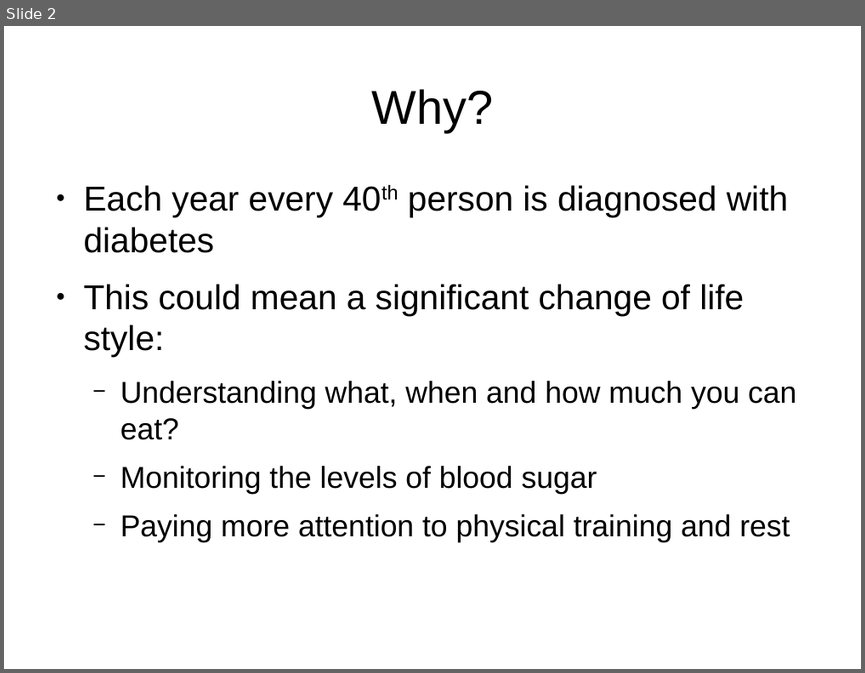
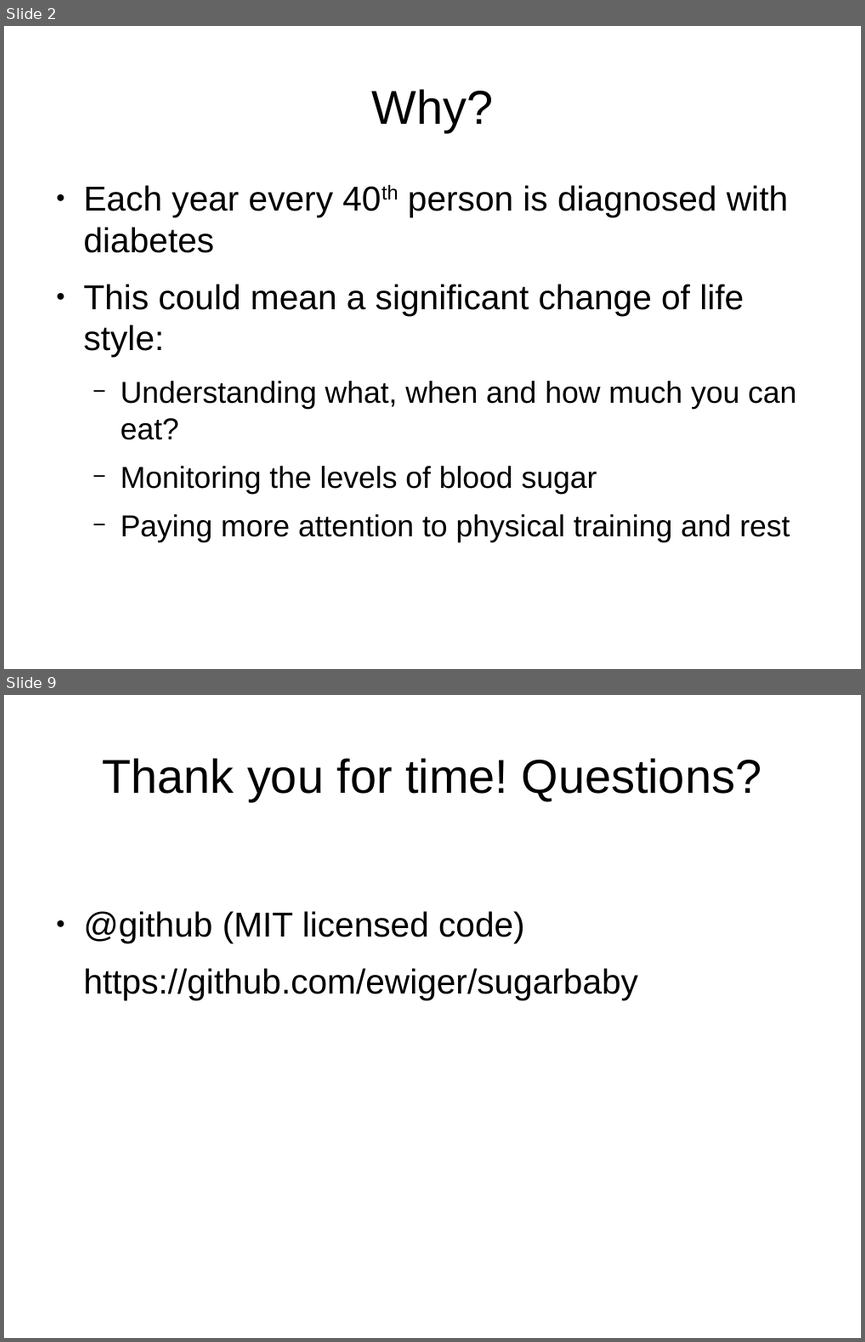
Before and after one commit to ewiger/sugarbaby, a slide deck: doc/slides.odp. Shown one above the other, each under a label of ours: slide 2 before the commit, slides 2 and 9 after it; the slides between them are not shown. The pictures are 865x673 and 865x1342 pixels, drawn with LibreOffice and Linux fonts; fonts in the diff are those of the drawing. Boxes give left, top, right and bottom in pixels: in the first picture for what was removed or moved away, otherwise in the second. Text is boxed around its words. In the diff, an @@ line names an element or a change of style, - is before the commit and + after.

```diff
--- a/doc/slides.odp
+++ b/doc/slides.odp
@@ slide 9 added at box(4, 695, 861, 1338), background #FFFFFF @@
@@ title added at box(102, 758, 761, 801), 44 pt, text #000000 @@
+Thank you for time! Questions?
@@ text added at box(84, 911, 638, 999), 32 pt, text #000000 @@
+● @github (MIT licensed code)
+https://github.com/ewiger/sugarbaby
```
Also in this commit, not shown: 2 slides changed, 4 other slides added, 2 slides removed, 5 other files.
